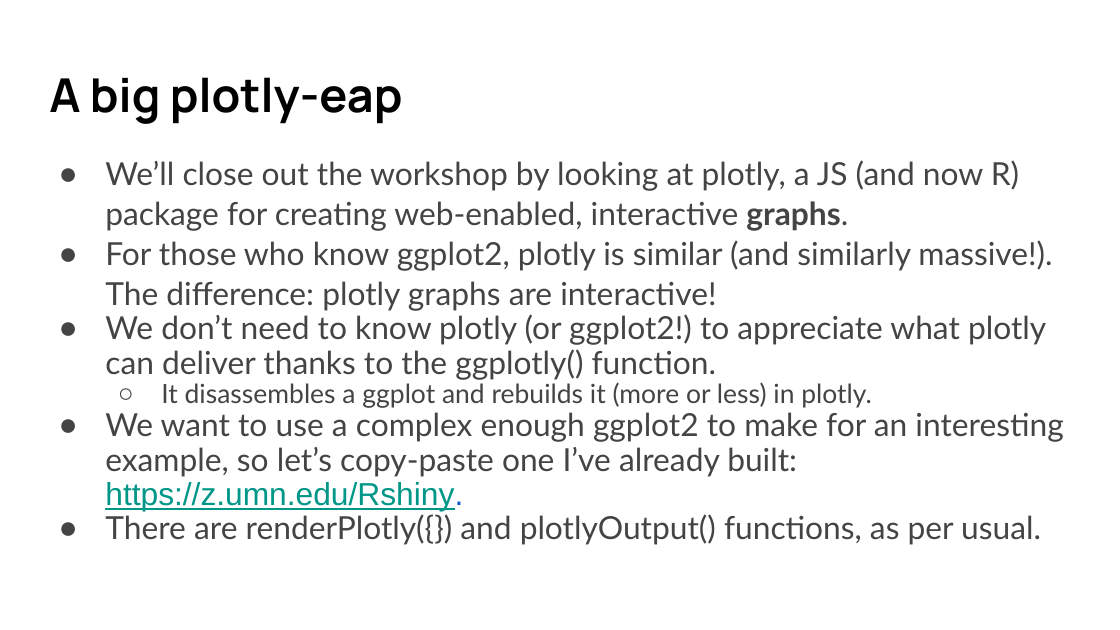
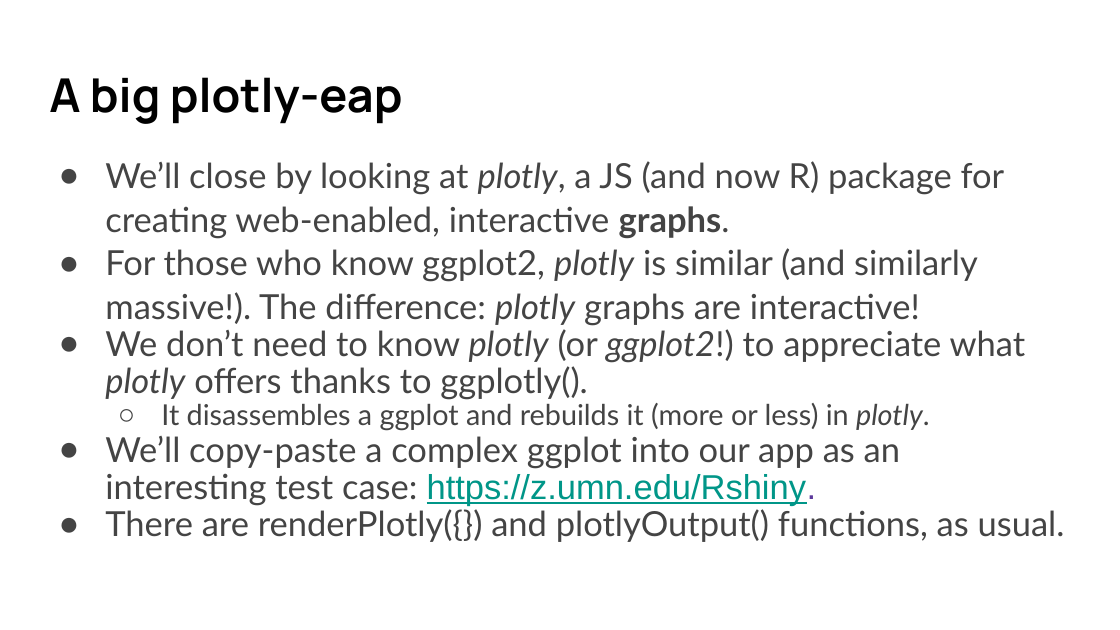
Before and after one commit to umn-dash/r-shiny, a slide deck: slide 58 of instructors/files/SWC slides R Shiny 2024 Fall.pptx. Drawn at 1120x630 pixels with LibreOffice and Linux fonts; fonts in the diff are those of the drawing. Boxes give left, top, right and bottom in pixels: in the first picture for what was removed or moved away, otherwise in the second. Text is boxed around its words. In the diff, an @@ line names an element or a change of style, - is before the commit and + after.

```diff
--- a/instructors/files/SWC slides R Shiny 2024 Fall.pptx
+++ b/instructors/files/SWC slides R Shiny 2024 Fall.pptx
@@ text at (105,161,1005,238): text changed; size 20.4 to 22.2 pt @@
-● We’ll close out the workshop by looking at plotly, a JS (and now R) package for creating web-enabled, interactive graphs.
+● We’ll close by looking at plotly, a JS (and now R) package for creating web-enabled, interactive graphs.
@@ text at (105,248,978,431): size 20.4 to 22.2 pt in "For those who know ggplot2, plotly is ..."; italic on in "plotly plotly", "plotly."; size 17 to 18.5 pt in "It disassembles a ggplot and rebuilds it ..." @@
@@ text at (105,329,1026,399): text changed; size 20.4 to 22.2 pt @@
-● We don’t need to know plotly (or ggplot2!) to appreciate what plotly can deliver thanks to the ggplotly() function.
+● We don’t need to know plotly (or ggplot2!) to appreciate what plotly offers thanks to ggplotly().
@@ text at (105,436,1065,542): text changed; size 20.4 to 22.2 pt @@
-● We want to use a complex enough ggplot2 to make for an interesting example, so let’s copy-paste one I’ve already built: https://z.umn.edu/Rshiny.
-● There are renderPlotly({}) and plotlyOutput() functions, as per usual.
+● We’ll copy-paste a complex ggplot into our app as an interesting test case: https://z.umn.edu/Rshiny.
+● There are renderPlotly({}) and plotlyOutput() functions, as usual.
```
Also in this commit, not shown: 10 other slides changed, 2 other files.
